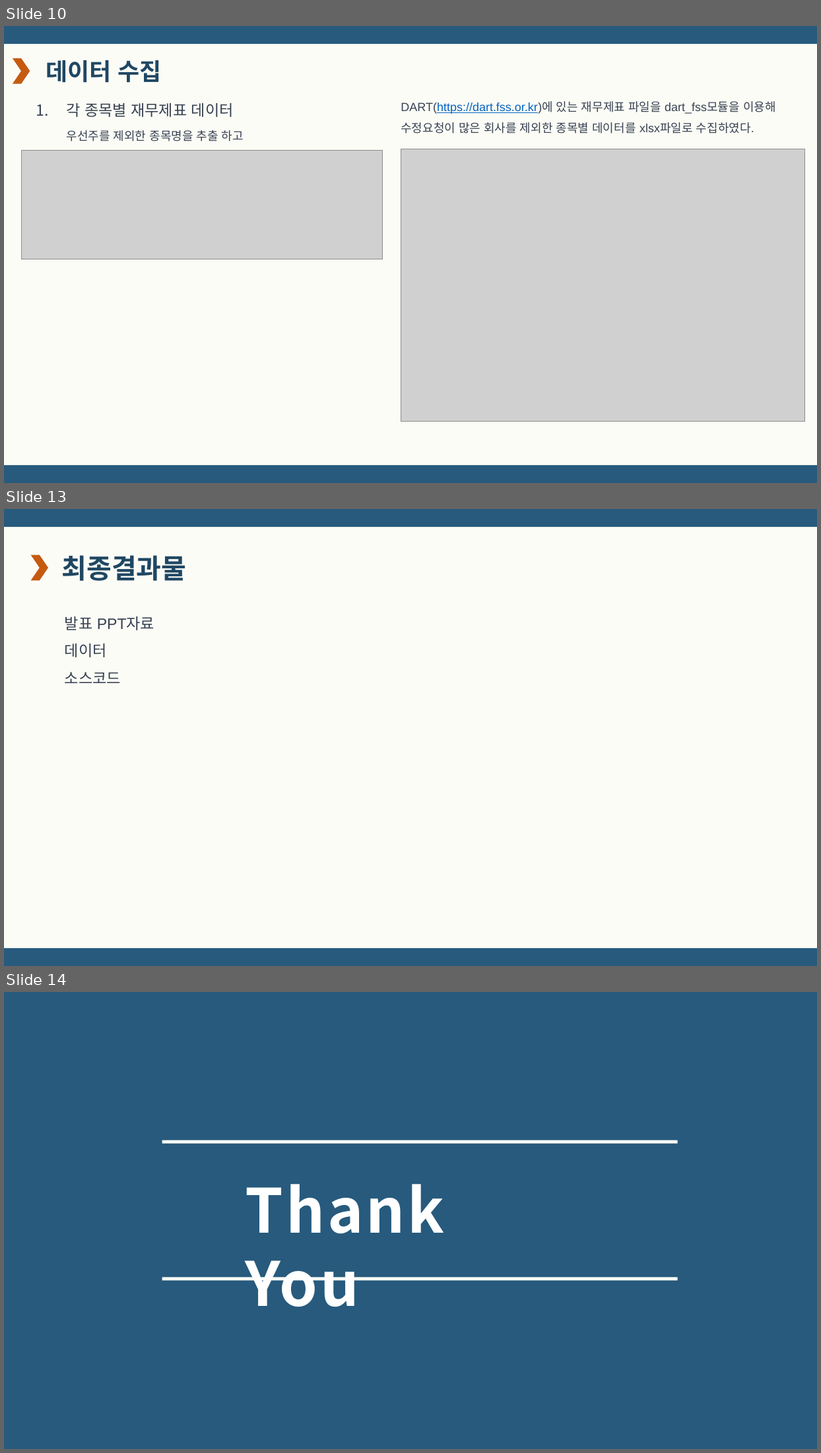
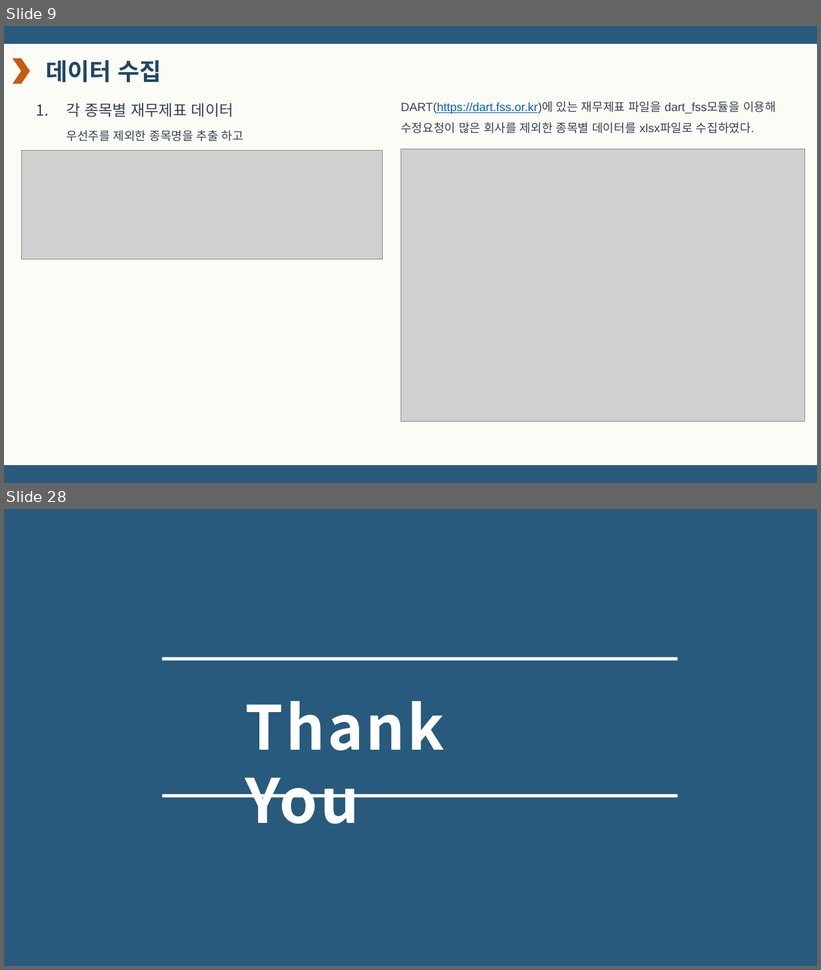
Before and after one commit to doyeon0139/Study, a slide deck: A_project/A조 마법의 공식 뾰로롱.pptx. Shown one above the other, each under a label of ours: slides 10, 13 and 14 before the commit, slides 9 and 28 after it; the slides between them are not shown. The pictures are 821x1453 and 821x970 pixels, drawn with LibreOffice and Linux fonts; fonts in the diff are those of the drawing; grey boxes stand for pictures. Boxes give left, top, right and bottom in pixels: in the first picture for what was removed or moved away, otherwise in the second. Text is boxed around its words. In the diff, an @@ line names an element or a change of style, - is before the commit and + after.

```diff
--- a/A_project/A조 마법의 공식 뾰로롱.pptx
+++ b/A_project/A조 마법의 공식 뾰로롱.pptx
@@ slide 13 removed at bbox=[4, 509, 817, 966], background #FCFCF6 @@
@@ rectangle removed at bbox=[4, 509, 817, 527] @@
@@ chevron removed at bbox=[31, 555, 48, 580] @@
@@ text removed at bbox=[62, 555, 187, 581] @@
-최종결과물
@@ text removed at bbox=[65, 617, 154, 683] @@
-발표 PPT자료
-데이터
-소스코드
@@ rectangle removed at bbox=[4, 949, 817, 966] @@
@@ what was slide 10 is now slide 9 @@
@@ what was slide 14 is now slide 28 @@
```
Also in this commit, not shown: 7 slides changed, 17 slides added, 2 other slides removed, 6 other files.
